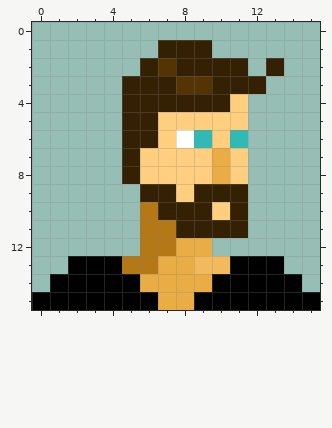
Edited in one commit: pixel-art sprite (img/avatar1.png). The picture above was drawn from the file before the commit.
Colours within 5 levels of each other are drawn and written as one.
Now the later version:
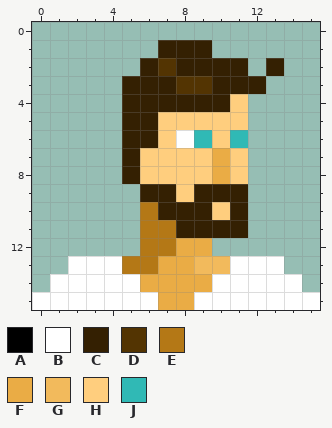
Palette (. is transparent): A #000000  B #ffffff  C #342002  D #533402  E #b47816  F #eaac45  G #f2ba5c  H #ffce7e  J #30b9b5
From old to new:
file 16x16 -> 128x128 pixels (blocks of 1x1 -> 8x8; one block is one cell here)
@@ x 0..15 @@
 12 ......EEFF......
-13 ..AAAEEFFGGAAA..
-14 .AAAAAFFFFAAAAA.
-15 AAAAAAAFFAAAAAAA
+13 ..BBBEEFFGGBBB..
+14 .BBBBBFFFFBBBBB.
+15 BBBBBBBFFBBBBBBB
Pixel boxes of the changes (left, top, right, bottom) in both pictures:
changed: (32, 256, 320, 310)
